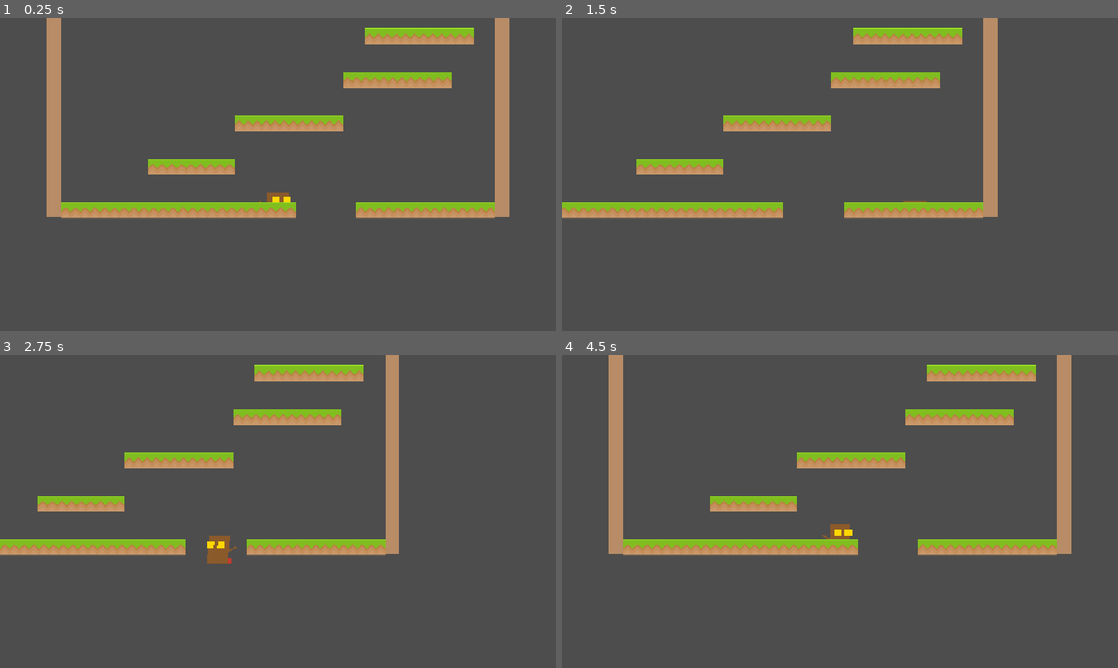
Above: before the commit, frames 1-4 (two rows, left to right).
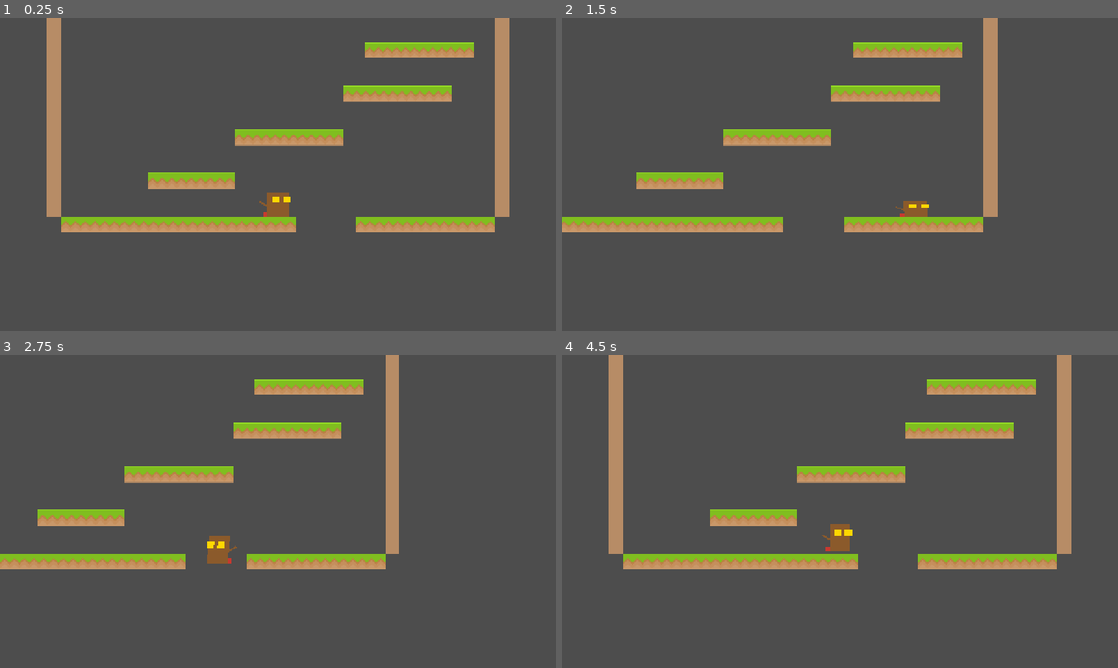
Above: after the commit, the same moments.

Repository: leopenadossilva/Juegos1
Game: Godot game, scene res://src/levels/tower_1.tscn
Same seed, same stepped clock (60 frames per second), same inputs: the game is played once before the commit and once after it.
Inputs:
- Up to frame 1 (0.25 s): no input
- Up to frame 2 (1.5 s): tap Enter at 0.5 s; hold Right (right) from 0.53 s (still down); tap X (dash) at 0.6, 1.35 s; tap Space (jump) at 0.77 s
- Up to frame 3 (2.75 s): tap Space (jump) at 1.52 s; release Right (right) at 2.03 s; hold Left (left) from 2.03 s (still down); tap X (dash) at 2.1 s
- Up to frame 4 (4.5 s): release Left (left) at 2.78 s; hold Right (right) 2.78-4.25 s; tap X (dash) at 2.85, 3.6 s; tap Space (jump) at 3.02, 3.77 s; click "Restart" at 4.25 s

The runs differ from the first frame. In frame 1, 14% of the frame differs, in the area x 11-89%, y 3-69%; in frame 2, 13%; in frame 3, 13%; in frame 4, 14%.

Commit message:
fix(tower_1): player renders above tiles, grass surface aligns with feet
- Lift player to z_index=2 so its z=-1 tail/rear render above tile z=0
- Anchor grass tile sprite top at body top so the visible grass surface
  matches the collision surface the baboon stands on (dirt now hangs
  below the body instead of grass tips poking above the feet)

Co-Authored-By: Claude Opus 4.7 (1M context) <noreply@anthropic.com>

Diff:
--- a/ScaryBaboonPersecution/scary_baboon_godot_v1/src/levels/tower_1.gd
+++ b/ScaryBaboonPersecution/scary_baboon_godot_v1/src/levels/tower_1.gd
@@ -43,6 +43,9 @@
 func _ready() -> void:
 	for rect: Rect2 in PLATFORMS:
 		_add_platform(rect)
+	# Player parts include z_index=-1 children (tail, rear); lift the whole
+	# player above tile z=0 so every part renders on top.
+	player.z_index = 2
 	goal.body_entered.connect(_on_goal_body_entered)
 	_build_game_over_ui()
 
@@ -172,13 +175,17 @@
 	var n := maxi(1, roundi(size.x / TILE_SIZE))
 	var tile_width := size.x / float(n)
 	var scale_x := tile_width / TEX_SIZE
+	# Anchor sprite top at body top so the visible grass surface lines up with
+	# the collision surface the player stands on. The tile then hangs downward
+	# (dirt extends below the body), keeping the baboon visually on top.
+	var sprite_y := -size.y / 2.0 + TILE_SIZE / 2.0
 	for i in n:
 		var sprite := Sprite2D.new()
 		sprite.texture = GRASS_TILE
 		sprite.scale = Vector2(scale_x, TEX_SCALE_Y)
 		sprite.position = Vector2(
 			-size.x / 2.0 + (i + 0.5) * tile_width,
-			-size.y / 2.0,
+			sprite_y,
 		)
 		body.add_child(sprite)
 
